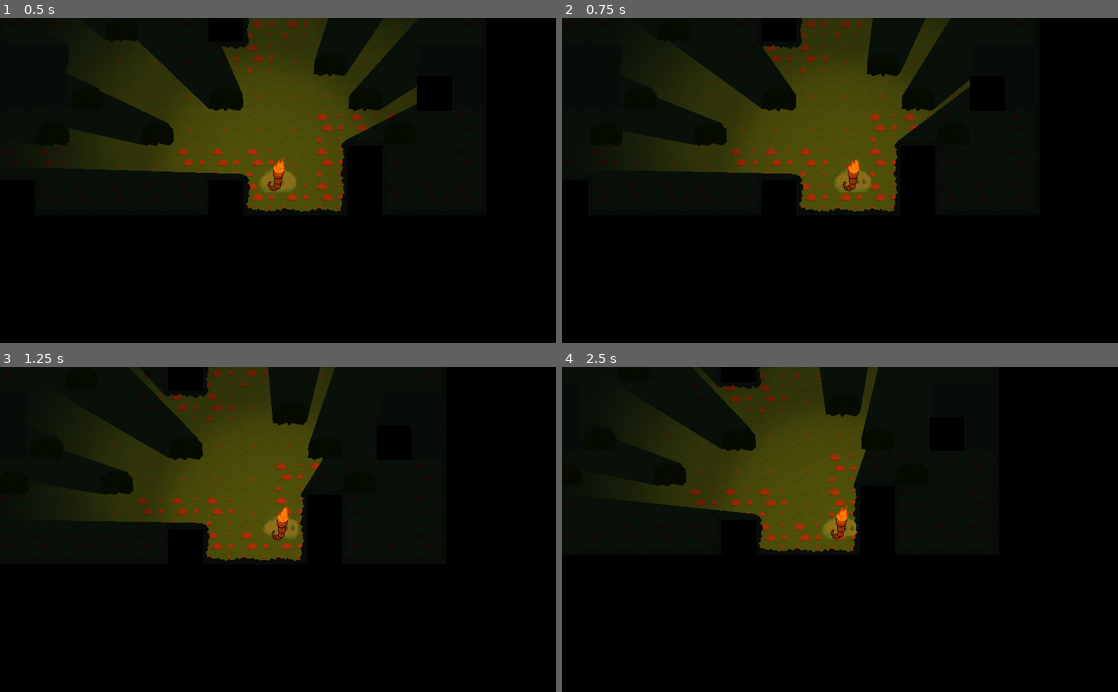
Above: before the commit, frames 1-4 (two rows, left to right).
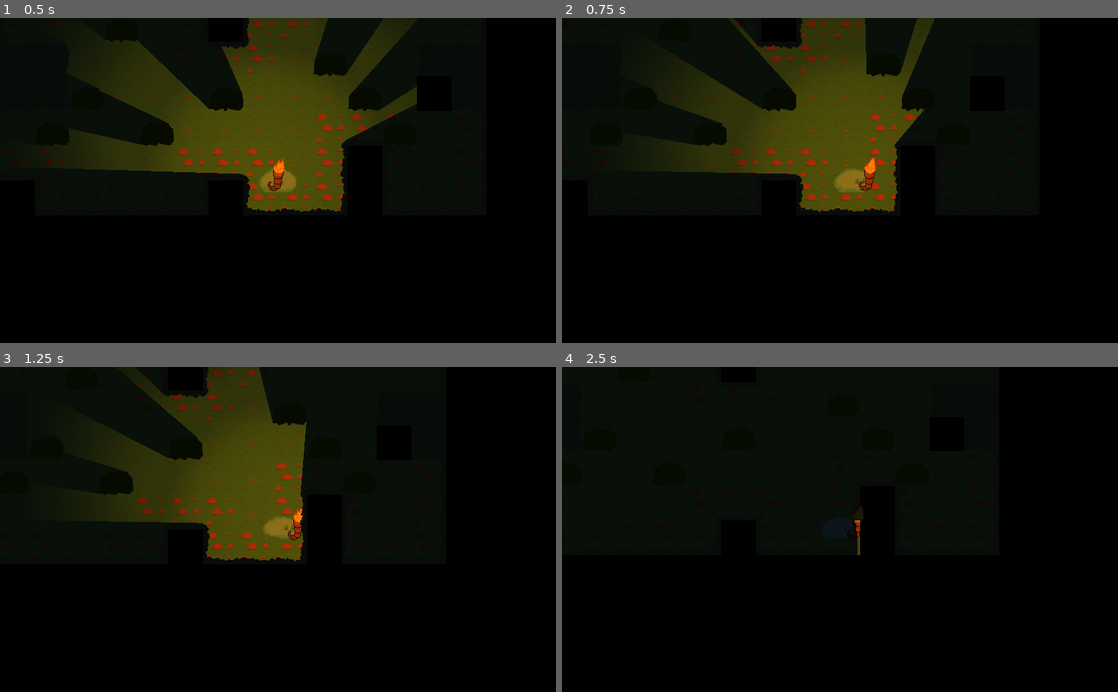
Above: after the commit, the same moments.

Repository: artis-krams/ggj21-lost-slime
Game: Godot game, scene res://Main2D.tscn
Same seed, same stepped clock (60 frames per second), same inputs: the game is played once before the commit and once after it.
Inputs:
- Up to frame 1 (0.5 s): no input
- Up to frame 2 (0.75 s): tap Enter at 0.5 s; hold Right (right) from 0.53 s (still down)
- Up to frame 3 (1.25 s): keep holding Right (right)
- Up to frame 4 (2.5 s): release Right (right) at 1.28 s; hold S (down) 1.28-2.03 s; hold Right (right) from 2.03 s (still down)

Frame 1 is identical in both runs. In frame 2, 1.5% of the frame differs, in the area x 17-74%, y 0-60%; in frame 3, 1.4%; in frame 4, 14%, in the area x 12-57%, y 0-58%.

Commit message:
Torch changes

Diff:
--- a/Movement.gd
+++ b/Movement.gd
@@ -8,6 +8,10 @@
 
 func _process(delta):
 	if held_item:
+		if velocity.x > 0:
+			held_item.play_anim('torch_r')
+		elif velocity.x < 0:
+			held_item.play_anim('torch_l')
 		held_item.position += global_position
 
 func get_input():
--- a/TestJanis.tscn
+++ b/TestJanis.tscn
@@ -1,8 +1,7 @@
-[gd_scene load_steps=8 format=2]
+[gd_scene load_steps=7 format=2]
 
 [ext_resource path="res://Player.tscn" type="PackedScene" id=1]
 [ext_resource path="res://Torch.tscn" type="PackedScene" id=2]
-[ext_resource path="res://background.png" type="Texture" id=5]
 [ext_resource path="res://caster.png" type="Texture" id=6]
 [ext_resource path="res://FirstLevel.tscn" type="PackedScene" id=42]
 
@@ -13,11 +12,6 @@
 radius = 19.7079
 
 [node name="Node2D" type="Node2D"]
-
-[node name="BackgroundSprite" type="Sprite" parent="."]
-position = Vector2( -9.88788, 1.99997 )
-scale = Vector2( 24.375, 16.5313 )
-texture = ExtResource( 5 )
 
 [node name="Node2D" parent="." instance=ExtResource( 42 )]
 
@@ -44,4 +38,4 @@
 shape = SubResource( 2 )
 
 [node name="Torch" parent="." instance=ExtResource( 2 )]
-position = Vector2( 267.171, -365.322 )
+position = Vector2( 159.569, -343.613 )
--- a/Torch.gd
+++ b/Torch.gd
@@ -10,6 +10,9 @@
 func _ready():
 	$AnimationPlayer.play('torch')
 
+func play_anim(anim):
+	$AnimationPlayer.play(anim)
+
 func _on_Torch_body_entered(body):
 	if body.is_in_group('player'):
 		print_debug('is player!')
